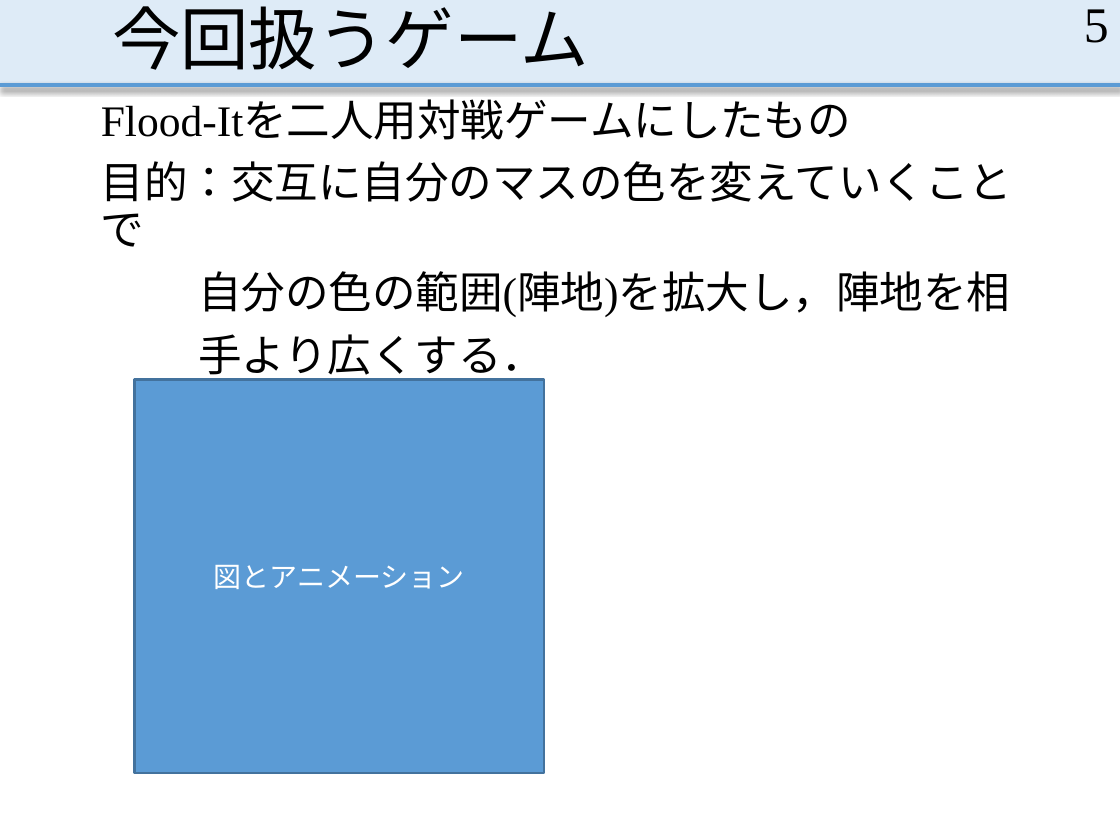
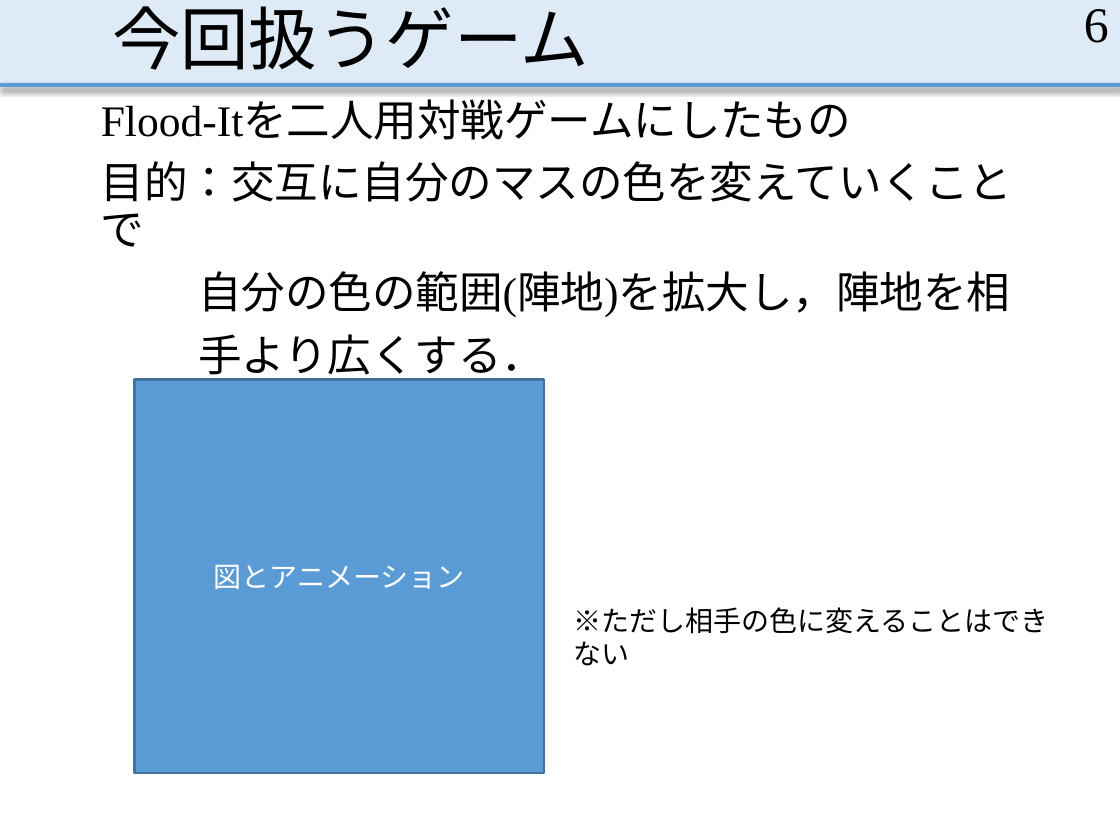
Before and after one commit to MasayaOda/SR, a slide deck: slide 6 of 中間発表.pptx (slide 5 before the commit). Drawn at 1120x840 pixels with LibreOffice and Linux fonts; fonts in the diff are those of the drawing. Boxes give left, top, right and bottom in pixels: in the first picture for what was removed or moved away, otherwise in the second. Text is boxed around its words. In the diff, an @@ line names an element or a change of style, - is before the commit and + after.

Commit message:
先輩方に確認していただいた

```diff
--- a/中間発表.pptx
+++ b/中間発表.pptx
@@ page number at (x1=1084, y1=9, x2=1109, y2=43): text changed @@
-5
+6
@@ text added at (x1=574, y1=607, x2=1049, y2=666), 18 pt, text #000000 @@
+※ただし相手の色に変えることはできない
```
Also in this commit, not shown: 4 other slides changed, 4 slides added, 1 slide removed, 1 other file.
